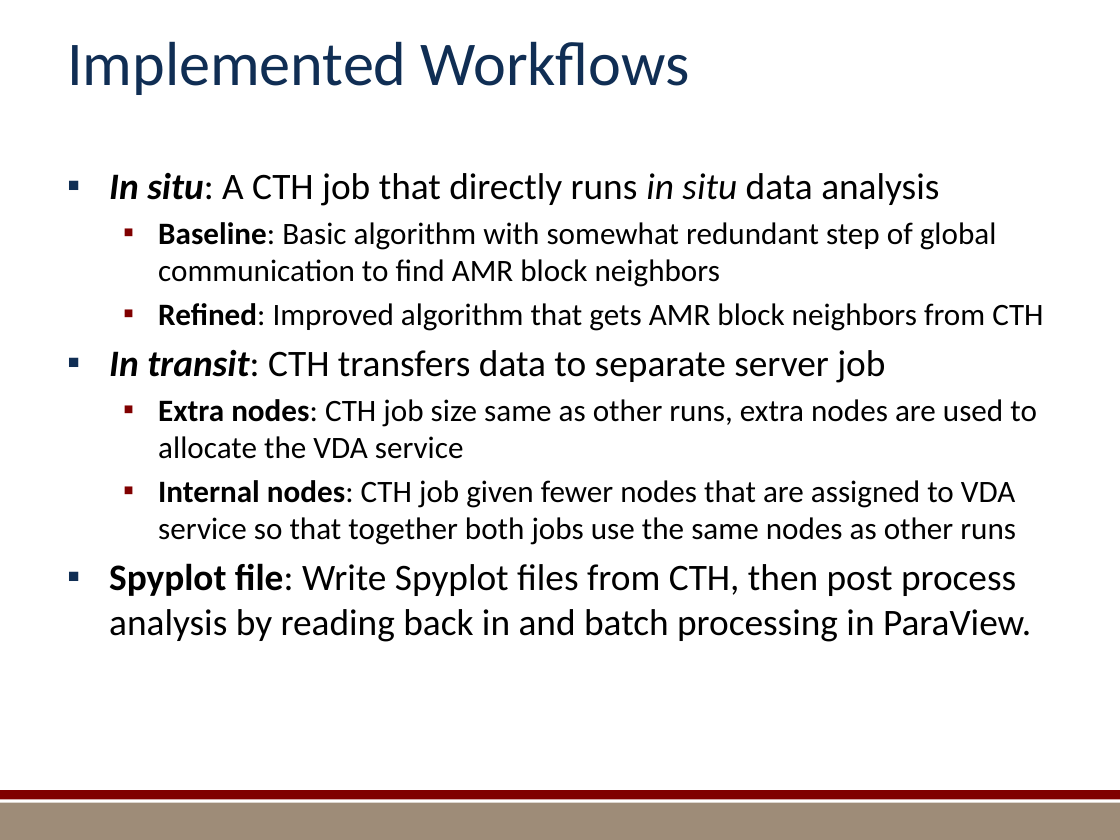
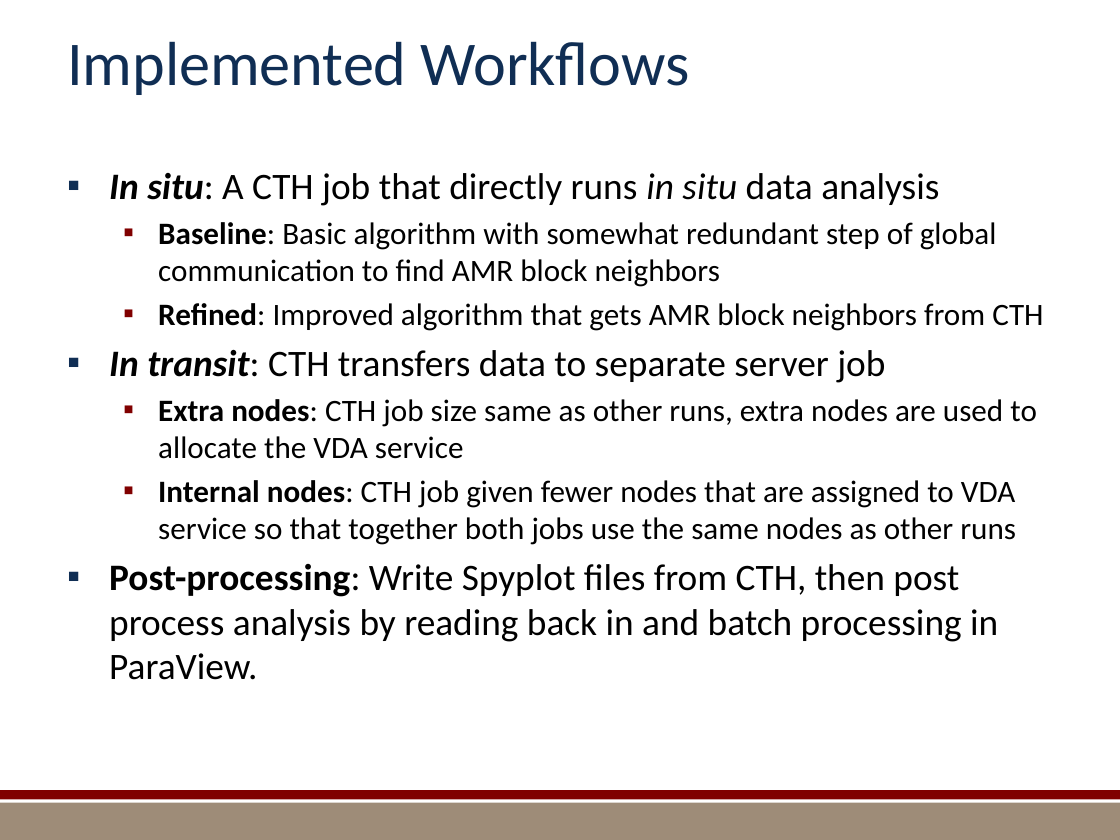
Before and after one commit to kmorel-papers/MilestoneFY13, a slide deck: slide 10 of Summary/SummarySlides.pptx. Drawn at 1120x840 pixels with LibreOffice and Linux fonts; fonts in the diff are those of the drawing; background and template pictures are left out. Boxes give left, top, right and bottom in pixels: in the first picture for what was removed or moved away, otherwise in the second. Text is boxed around its words. In the diff, an @@ line names an element or a change of style, - is before the commit and + after.

Commit message:
Updating 'post-processing' text on plots

```diff
--- a/Summary/SummarySlides.pptx
+++ b/Summary/SummarySlides.pptx
@@ text at (109, 564, 998, 680): text changed @@
-▪ Spyplot file: Write Spyplot files from CTH, then post process analysis by reading back in and batch processing in ParaView.
+▪ Post-processing: Write Spyplot files from CTH, then post process analysis by reading back in and batch processing in ParaView.
```
Also in this commit, not shown: 5 other slides changed.
